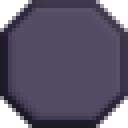
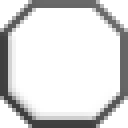
Layer changes from the first 128 x 128 image to the second:
painted on "Shape 5" over 0, 0, 128, 128
